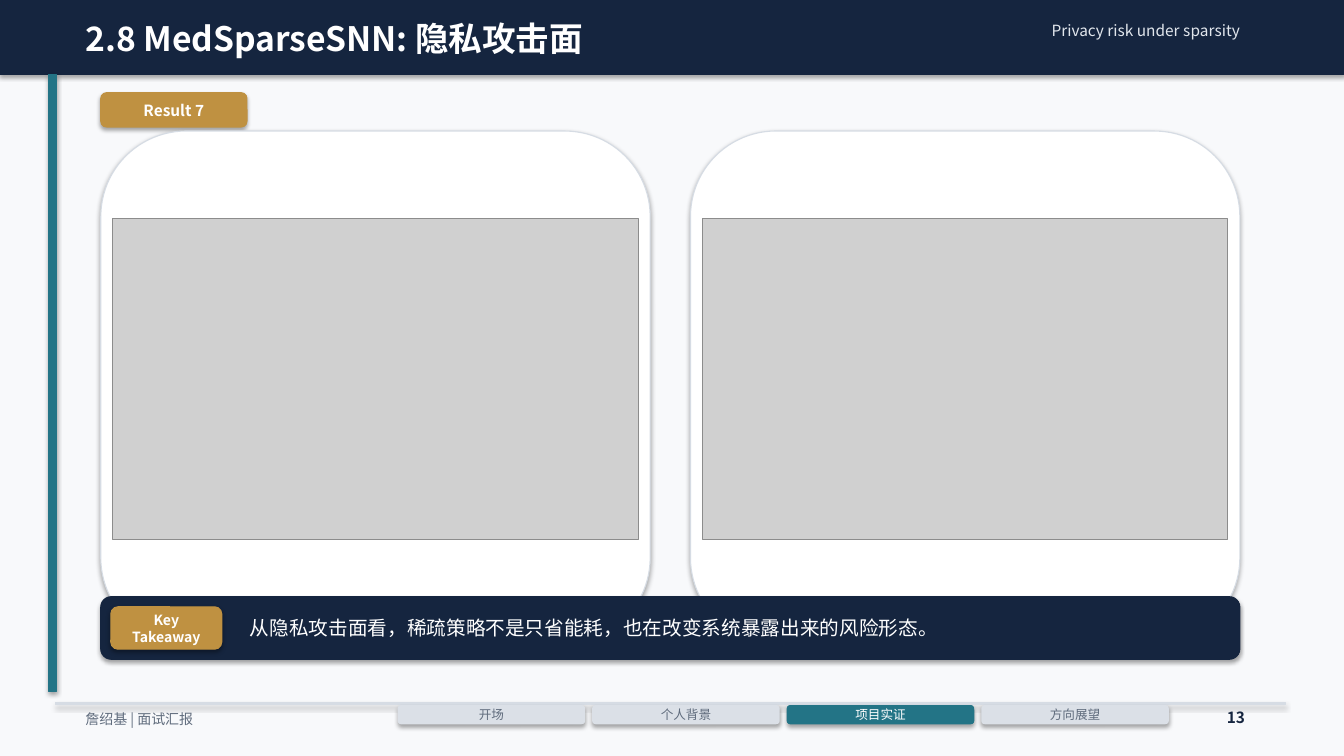
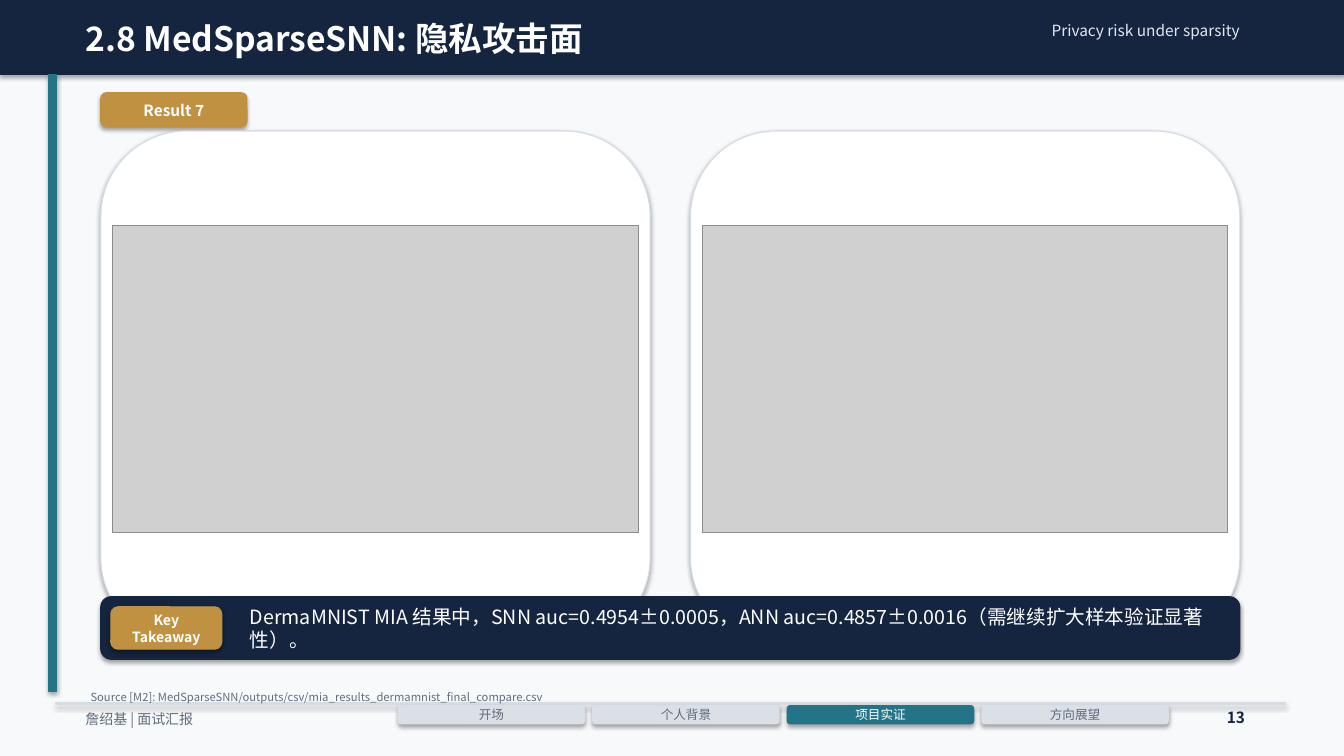
Before and after one commit to ZhanMous/PrivEnergyBench, a slide deck: slide 13 of docs/20min_面试汇报_詹绍基_20页图表版.pptx. Drawn at 1344x756 pixels with LibreOffice and Linux fonts; fonts in the diff are those of the drawing; grey boxes stand for pictures. Boxes give left, top, right and bottom in pixels: in the first picture for what was removed or moved away, otherwise in the second. Text is boxed around its words. In the diff, an @@ line names an element or a change of style, - is before the commit and + after.

```diff
--- a/docs/20min_面试汇报_詹绍基_20页图表版.pptx
+++ b/docs/20min_面试汇报_詹绍基_20页图表版.pptx
@@ picture resized from (x1=113, y1=219, x2=638, y2=539) to (x1=113, y1=226, x2=638, y2=532) @@
@@ picture resized from (x1=703, y1=219, x2=1228, y2=539) to (x1=703, y1=226, x2=1228, y2=532) @@
@@ text at (x1=250, y1=607, x2=1203, y2=649): text changed @@
-从隐私攻击面看，稀疏策略不是只省能耗，也在改变系统暴露出来的风险形态。
+DermaMNIST MIA 结果中，SNN auc=0.4954±0.0005，ANN auc=0.4857±0.0016（需继续扩大样本验证显著性）。
@@ text added at (x1=91, y1=692, x2=542, y2=704), 8 pt, text #606C7D @@
+Source [M2]: MedSparseSNN/outputs/csv/mia_results_dermamnist_final_compare.csv
```
Also in this commit, not shown: 15 other slides changed, 1 slide added, 17 other files.
